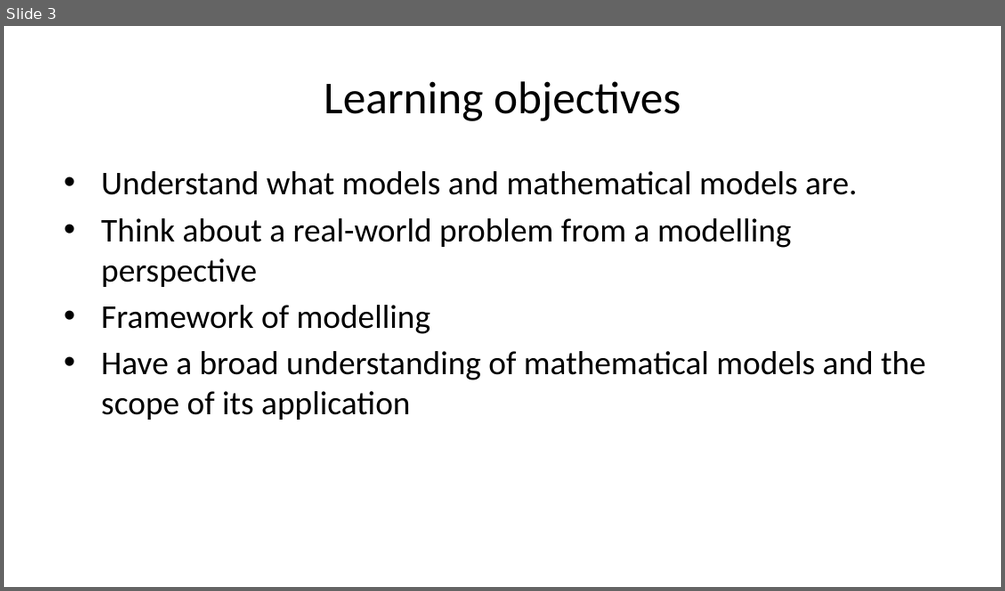
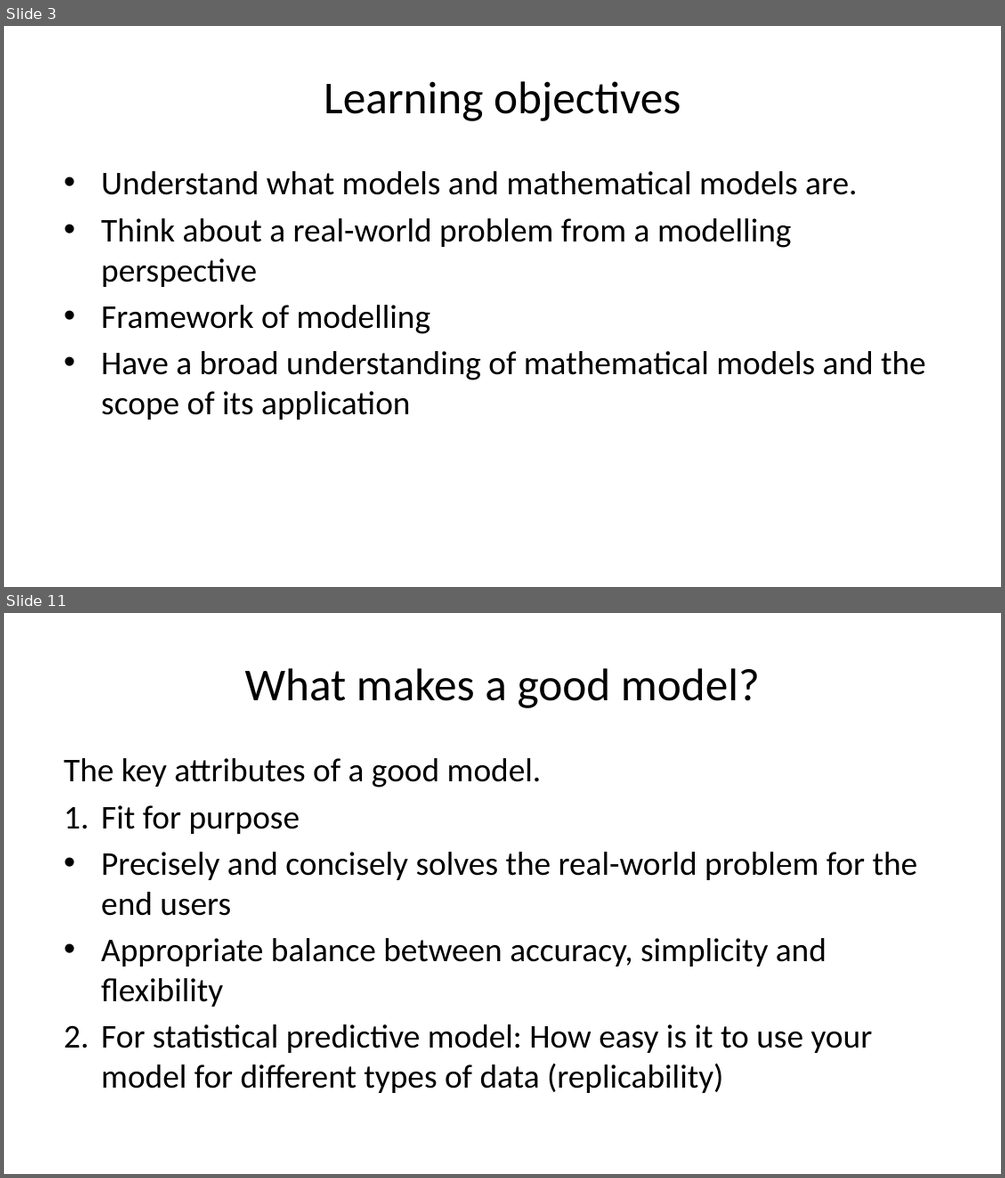
Before and after one commit to joe-alcantara/FP041, a slide deck: week3d.pptx. Shown one above the other, each under a label of ours: slide 3 before the commit, slides 3 and 11 after it; the slides between them are not shown. The pictures are 1005x591 and 1005x1178 pixels, drawn with LibreOffice and Linux fonts; fonts in the diff are those of the drawing. Boxes give left, top, right and bottom in pixels: in the first picture for what was removed or moved away, otherwise in the second. Text is boxed around its words. In the diff, an @@ line names an element or a change of style, - is before the commit and + after.

```diff
--- a/week3d.pptx
+++ b/week3d.pptx
@@ slide 11 added at bbox=[4, 613, 1001, 1174], background #FFFFFF @@
@@ title added at bbox=[245, 668, 760, 708], 33 pt, text #000000 @@
+What makes a good model?
@@ text added at bbox=[64, 758, 918, 1093], 24 pt, text #000000 @@
+The key attributes of a good model.
+1. Fit for purpose
+• Precisely and concisely solves the real-world problem for the end users
+• Appropriate balance between accuracy, simplicity and flexibility
+2. For statistical predictive model: How easy is it to use your model for different types of data (replicability)
```
Also in this commit, not shown: 18 other slides added, 1 other file.
